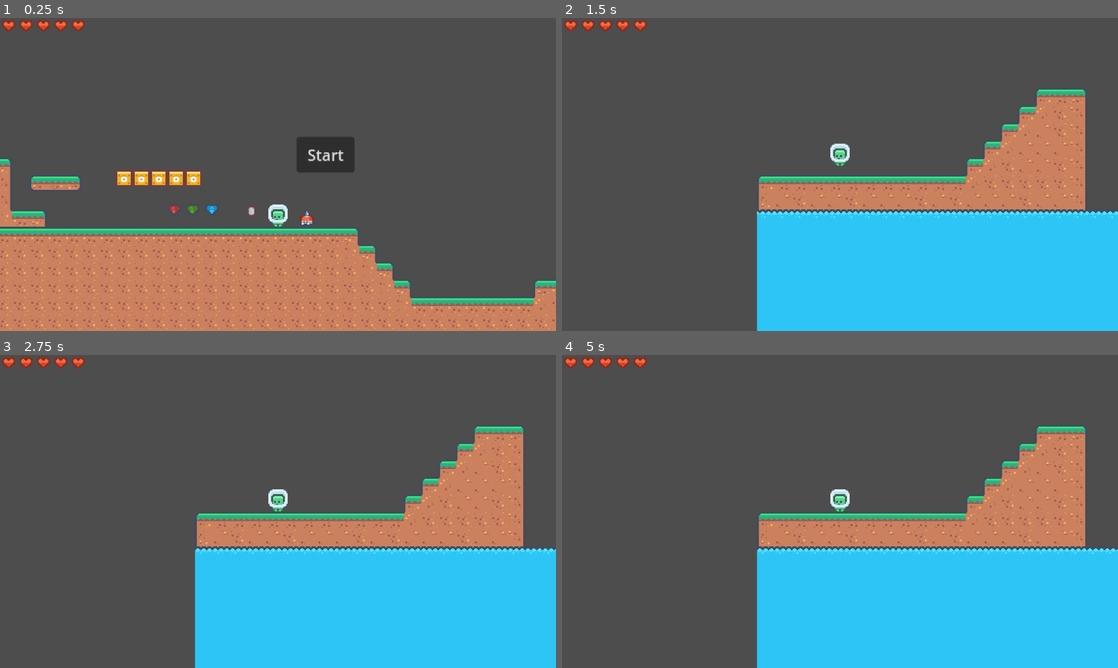
Above: before the commit, frames 1-4 (two rows, left to right).
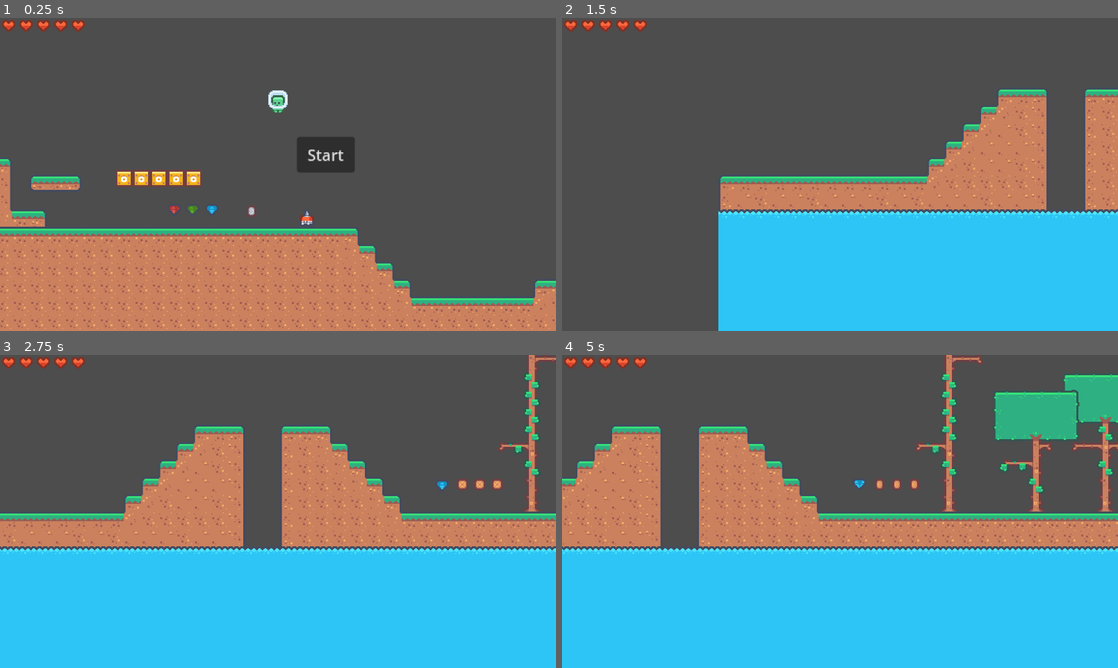
Above: after the commit, the same moments.

Repository: philipheindel/GodotPlatformer
Game: Godot game, scene res://main.tscn
Two runs of this game, one before a commit and one after it. Both use one fixed random seed, a clock stepped at 60 frames per second and the inputs below.
Inputs:
- Up to frame 1 (0.25 s): no input
- Up to frame 2 (1.5 s): click "Start" at 0.5 s; tap Enter (ui_accept) at 1.25 s; hold Right (ui_right) from 1.28 s (still down); hold Enter (ui_accept) from 1.28 s (still down)
- Up to frame 3 (2.75 s): keep holding Right (ui_right); release Enter (ui_accept) at 2.03 s; tap Enter (ui_accept) at 2.1, 2.27, 2.57 s
- Up to frame 4 (5 s): release Right (ui_right) at 2.78 s; hold Left (ui_left) 2.78-3.53 s; hold Enter (ui_accept) 2.78-3.53 s; hold Right (ui_right) from 3.53 s (still down); tap Enter (ui_accept) at 3.6, 3.77, 4.07 s; hold Enter (ui_accept) from 4.28 s (still down)

The runs differ from the first frame. In frame 1, 0.4% of the frame differs, in the area x 48-52%, y 23-67%; in frame 2, 12%; in frame 3, 34%; in frame 4, 37%, in the area x 0-100%, y 0-100%.

Commit message:
Going insane trying to make this jumping mechanic work

Diff:
--- a/entities/player/player.gd
+++ b/entities/player/player.gd
@@ -15,7 +15,7 @@
 @export_subgroup("Jumping")
 @export var jump_peak_time: float = 0.5
 @export var jump_fall_time: float = 0.5
-@export var jump_height: float = 2.0
+@export var jump_height: float = 5.0
 @export var jump_distance: float = 4.0
 var speed: float = 5.0
 var jump_velocity: float = 5.0
@@ -38,6 +38,10 @@
 	$AnimatedSprite2D.play()
 	$Camera2D.set_as_top_level(true)
 	$Camera2D/Health.max = health
+	print(jump_gravity)
+	print(fall_gravity)
+	print(jump_velocity)
+	print("ready?")
 
 
 func _process(_delta) -> void:
@@ -51,27 +55,61 @@
 
 
 func _physics_process(delta: float) -> void:
-	print(is_on_floor())
+	print(velocity.y)
+	print(gravity)
+	print(jump_gravity)
+	print(fall_gravity)
+	print(delta)
 	if not is_on_floor():
+		#velocity.y += gravity * delta
 		if velocity.y > 0:
-			velocity.y += jump_gravity * delta
+			velocity.y -= jump_gravity * delta
 		else:
-			velocity.y += fall_gravity * delta
+			velocity.y -= fall_gravity * delta
+
+	if (Input.is_action_pressed("ui_up") or Input.is_action_pressed("ui_accept")) and is_on_floor():
+		velocity.y = JUMP_VELOCITY
+
+	if (Input.is_action_just_released("ui_up") or Input.is_action_just_released("ui_accept")) and not is_on_floor():
+		falling = true
+
+	var direction = Input.get_axis("ui_left", "ui_right")
+	if direction:
+		$AnimatedSprite2D.animation = _get_animation("walking")
+		if direction == 1:
+			$AnimatedSprite2D.flip_h = true
+		elif direction == -1:
+			$AnimatedSprite2D.flip_h = false
+		velocity.x = direction * SPEED
+	else:
+		velocity.x = move_toward(velocity.x, 0, SPEED)
+		$AnimatedSprite2D.animation = _get_animation("idle")
+
+
+	move_and_slide()
+	return
+	#print(velocity.y)
+	if not is_on_floor():
+		#velocity.y -= jump_gravity * delta
+		if velocity.y > 0:
+			velocity.y -= jump_gravity * delta
+		else:
+			velocity.y -= fall_gravity * delta
 
 	if Input.is_action_just_pressed("ui_accept") and is_on_floor():
 		velocity.y = jump_velocity
 
 
 	# https://www.youtube.com/watch?v=FvFx1R3p-aw
-	move_and_slide()
-	return
+	#move_and_slide()
+	#return
 	if (Input.is_action_just_released("ui_up") or Input.is_action_just_released("ui_accept")) and velocity.y < 0:
 		velocity.y = JUMP_VELOCITY / 4
 
 	if (Input.is_action_just_pressed("ui_up") or Input.is_action_just_pressed("ui_accept")):
 		velocity.y = JUMP_VELOCITY
 
-	var direction = Input.get_axis("ui_left", "ui_right")
+	#var direction = Input.get_axis("ui_left", "ui_right")
 	if direction:
 		$AnimatedSprite2D.animation = _get_animation("walking")
 		if direction == 1:
@@ -129,6 +167,6 @@
 	return "{player_type}_{animation}".format({"player_type": player_type, "animation": animation}).to_lower()
 
 func _calculate_movement_params() -> void:
-	jump_gravity = (2 * jump_height) / pow(jump_peak_time, 2)
-	fall_gravity = (2 * jump_height) / pow(jump_fall_time, 2)
+	jump_gravity = (2 * (jump_height * 100)) / pow(jump_peak_time, 2)
+	fall_gravity = (2 * (jump_height * 100)) / pow(jump_fall_time, 2)
 	jump_velocity = jump_gravity * jump_peak_time
